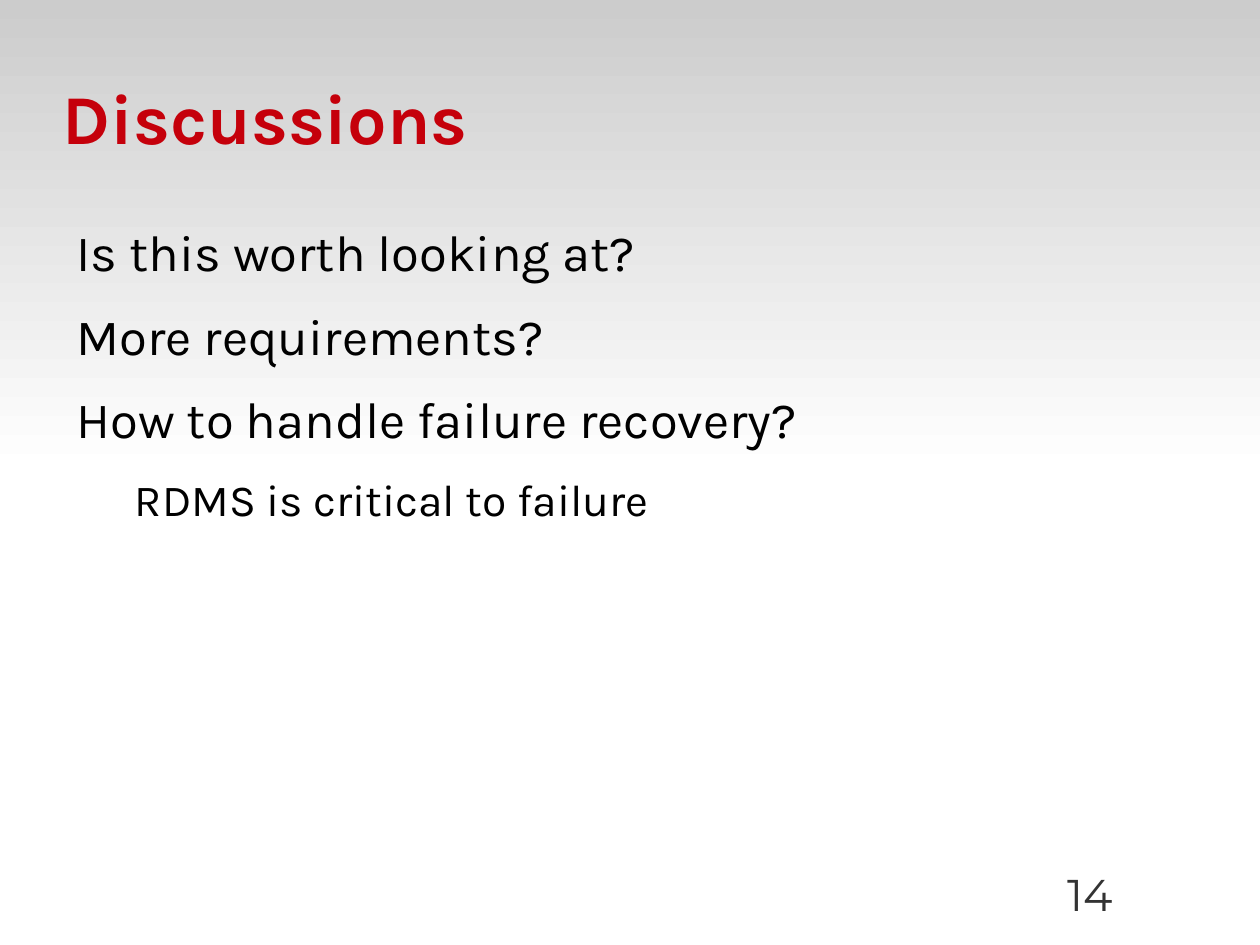
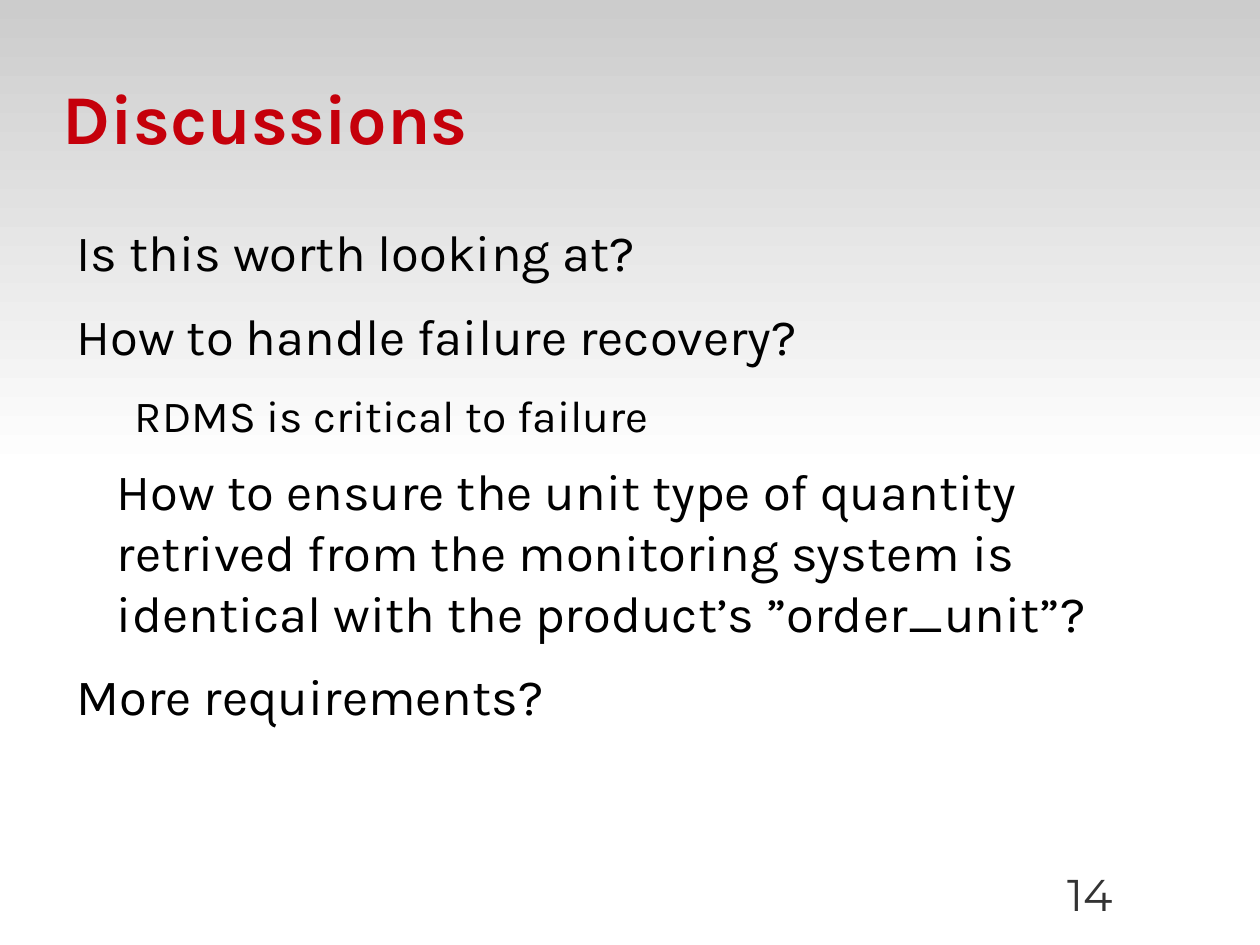
Before and after one commit to zyluo/talk-OSDS-2012, a slide deck: slide 14 of OSDS-2012-SF-dough-LZY.odp. Drawn at 1260x945 pixels with LibreOffice and Linux fonts; fonts in the diff are those of the drawing; background and template pictures are left out. Boxes give left, top, right and bottom in pixels: in the first picture for what was removed or moved away, otherwise in the second. Text is boxed around its words. In the diff, an @@ line names an element or a change of style, - is before the commit and + after.

Commit message:
Fix discussions

```diff
--- a/OSDS-2012-SF-dough-LZY.odp
+++ b/OSDS-2012-SF-dough-LZY.odp
@@ text at (76, 320, 544, 367): paragraph removed @@
-More requirements?
@@ text at (76, 475, 1086, 727): paragraphs added @@
+How to ensure the unit type of quantity retrived from the monitoring system is identical with the product’s ”order_unit”?
+More requirements?
```
Also in this commit, not shown: 2 other slides changed.
